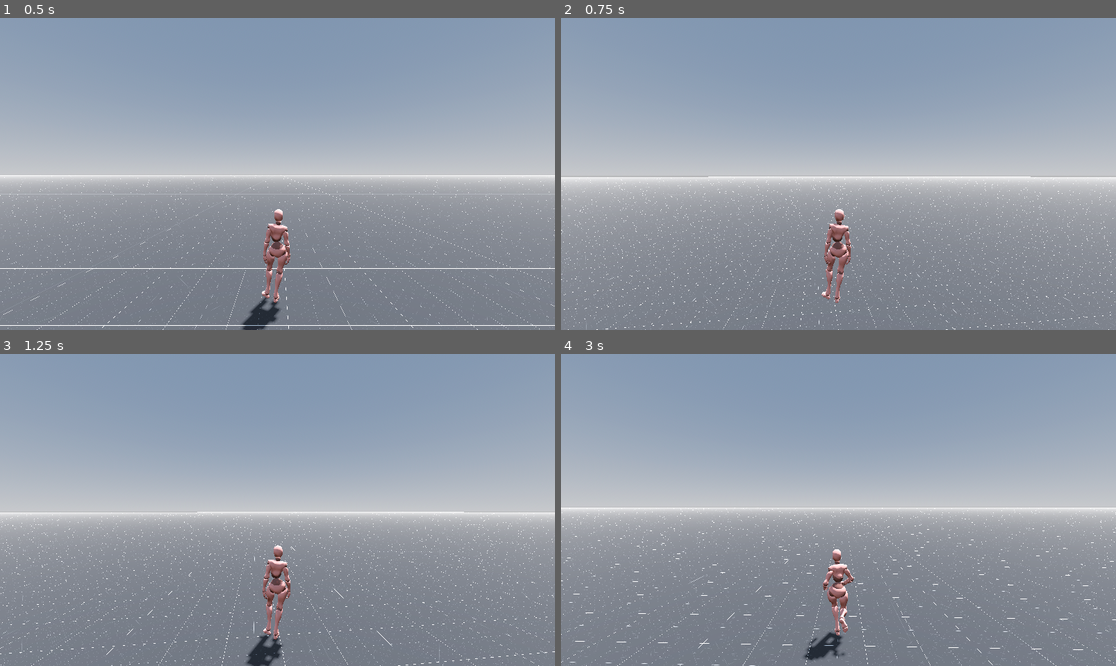
Above: before the commit, frames 1-4 (two rows, left to right).
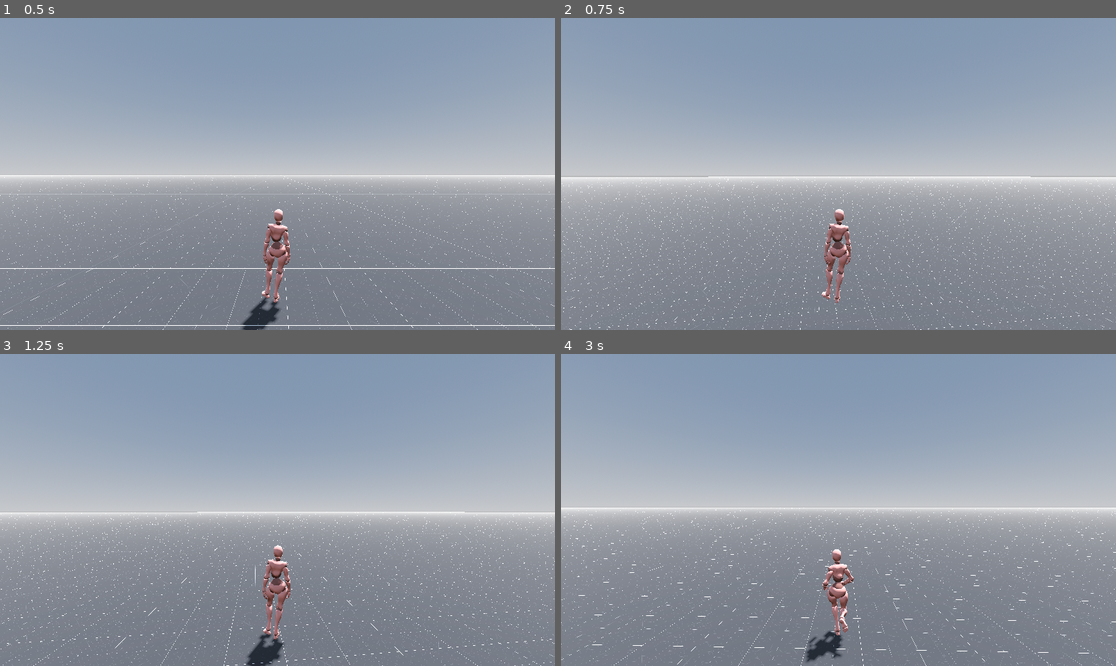
Above: after the commit, the same moments.

Repository: joelkarn/veiled-deceit
Game: Godot game, scene res://scenes/main.tscn
Same seed, same stepped clock (60 frames per second), same inputs: the game is played once before the commit and once after it.
Inputs (mouse positions are in pixels of both pictures, inside the frame that each line leads up to):
- Up to frame 1 (0.5 s): no input
- Up to frame 2 (0.75 s): tap Enter (ui_accept) at 0.5 s; move the mouse to (866, 174) at 0.52 s; hold W (forward) from 0.53 s (still down)
- Up to frame 3 (1.25 s): keep holding W (forward); tap Enter (ui_accept) at 0.77 s
- Up to frame 4 (3 s): keep holding W (forward); move the mouse to (810, 510) at 1.27 s; tap Enter (ui_accept) at 1.52 s; move the mouse to (849, 503) at 2.02 s; move the mouse to (832, 516) at 2.77 s

Frame 1 is identical in both runs. In frame 2, 2.3% of the frame differs, in the area x 0-100%, y 51-100%; in frame 3, 2.5%; in frame 4, 2.7%, in the area x 0-100%, y 49-100%.

Commit message:
making code easier to read

Diff:
--- a/scripts/player.gd
+++ b/scripts/player.gd
@@ -4,14 +4,13 @@
 @onready var animation_player: AnimationPlayer = $visuals/mixamo_base/AnimationPlayer
 @onready var visuals: Node3D = $visuals
 
-const SPEED = 6.5
+const SPEED = 5.0
 const CUSTOM_GRAVITY = -30.0
 const JUMP_VELOCITY = 10.0
 
 @export var sens_horizontal = 0.1
 @export var sens_vertical = 0.1
 
-var facing_dir = Vector2.ZERO
 var init_jump_input = Vector2.ZERO
 var init_jump_dir = Vector2.ZERO
 
@@ -38,43 +37,19 @@
 		# Add gravity when not on floor
 		velocity.y += CUSTOM_GRAVITY * delta
 
-		# No fall logic right now, but if you walk off edge without jumping
-		# you would "fall" without the following code
 		if is_jumping:
-			# Jump with no initial horizontal velocity
-			if init_jump_input == Vector2.ZERO:
-				# If input in any direction, go slow
-				if direction != Vector3.ZERO:
-					velocity.x = direction.x * SPEED * 0.25
-					velocity.z = direction.z * SPEED * 0.25
+			handle_jumping(init_jump_input, direction, input_dir)
+		else:
+			handle_falling()
 
-				# If no input, go straight up and down
-				else:
-					velocity.x = 0
-					velocity.z = 0
-
-			else:
-				# If input direction key is pressed, continue with SPEED
-				if input_dir == init_jump_input:
-					velocity.x = init_jump_dir.x * SPEED
-					velocity.z = init_jump_dir.y * SPEED
-
-				# If opposite of input direction key is pressed, go slow
-				elif input_dir + init_jump_input == Vector2.ZERO:
-					velocity.x = init_jump_dir.x * SPEED * 0.25
-					velocity.z = init_jump_dir.y * SPEED * 0.25
-
-				# If no key related to input direction is pressed, go medium slow
-				else:
-					velocity.x = init_jump_dir.x * SPEED * 0.5
-					velocity.z = init_jump_dir.y * SPEED * 0.5
+		move_and_slide()
+		return
 
 	# If on the floor, allow horizontal movement
 	if is_on_floor():
 		is_jumping = false
 		# Animate and set velocity
 		if direction != Vector3.ZERO:
-			#facing_dir = direction
 			if animation_player.current_animation != "running":
 				animation_player.play("running")
 			# Rotate visuals to face movement direction
@@ -98,5 +73,38 @@
 			init_jump_dir.y = direction.z
 
 
+	move_and_slide()
 
-	move_and_slide()
+func handle_jumping(init_jump_input, direction, input_dir):
+	# Jump with no initial horizontal velocity
+	if init_jump_input == Vector2.ZERO:
+		# If input in any direction, go slow
+		if direction != Vector3.ZERO:
+			velocity.x = direction.x * SPEED * 0.25
+			velocity.z = direction.z * SPEED * 0.25
+
+		# If no input, go straight up and down
+		else:
+			velocity.x = 0
+			velocity.z = 0
+
+	# Jump with initial horizontal velocity
+	else:
+		# If input direction key is pressed, continue with SPEED
+		if input_dir == init_jump_input:
+			velocity.x = init_jump_dir.x * SPEED
+			velocity.z = init_jump_dir.y * SPEED
+
+		# If opposite of input direction key is pressed, go slow
+		elif input_dir + init_jump_input == Vector2.ZERO:
+			velocity.x = init_jump_dir.x * SPEED * 0.25
+			velocity.z = init_jump_dir.y * SPEED * 0.25
+
+		# If no key related to input direction is pressed, go medium slow
+		else:
+			velocity.x = init_jump_dir.x * SPEED * 0.5
+			velocity.z = init_jump_dir.y * SPEED * 0.5
+
+func handle_falling():
+	# we don't handle falling yet but here that code would go
+	return
